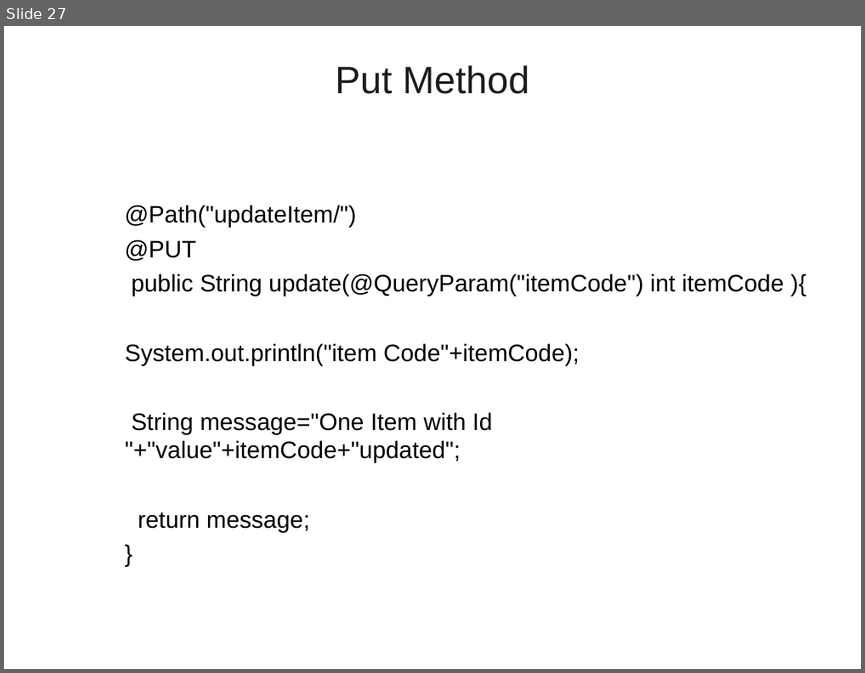
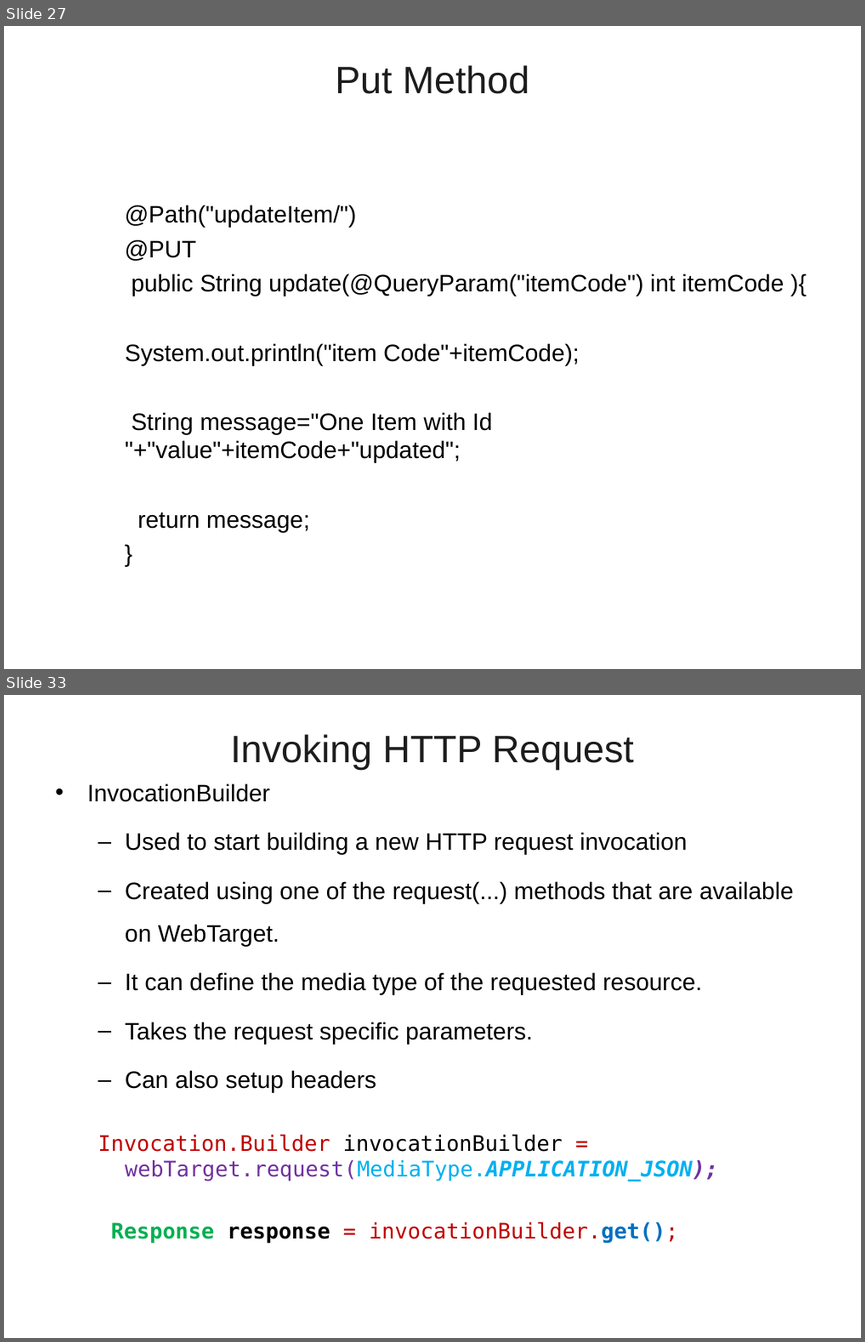
Before and after one commit to vatsanTraining/tieto_2022, a slide deck: Rest_WebService.ppt. Shown one above the other, each under a label of ours: slide 27 before the commit, slides 27 and 33 after it; the slides between them are not shown. The pictures are 865x673 and 865x1342 pixels, drawn with LibreOffice and Linux fonts; fonts in the diff are those of the drawing; background and template pictures are left out. Boxes give left, top, right and bottom in pixels: in the first picture for what was removed or moved away, otherwise in the second. Text is boxed around its words. In the diff, an @@ line names an element or a change of style, - is before the commit and + after.

```diff
--- a/Rest_WebService.ppt
+++ b/Rest_WebService.ppt
@@ slide 33 added at [4, 695, 861, 1338], background picture (left out) @@
@@ title added at [230, 734, 634, 770], 32 pt, text #1C1C1C @@
+Invoking HTTP Request
@@ text added at [87, 783, 794, 1243], 20 pt, text #000000 @@
+• InvocationBuilder
+  – Used to start building a new HTTP request invocation
+  – Created using one of the request(...) methods that are available on WebTarget.
+  – It can define the media type of the requested resource.
+  – Takes the request specific parameters.
+  – Can also setup headers
+  Invocation.Builder invocationBuilder = webTarget.request(MediaType.APPLICATION_JSON);
+  Response response = invocationBuilder.get();
```
Also in this commit, not shown: 32 other slides added.
